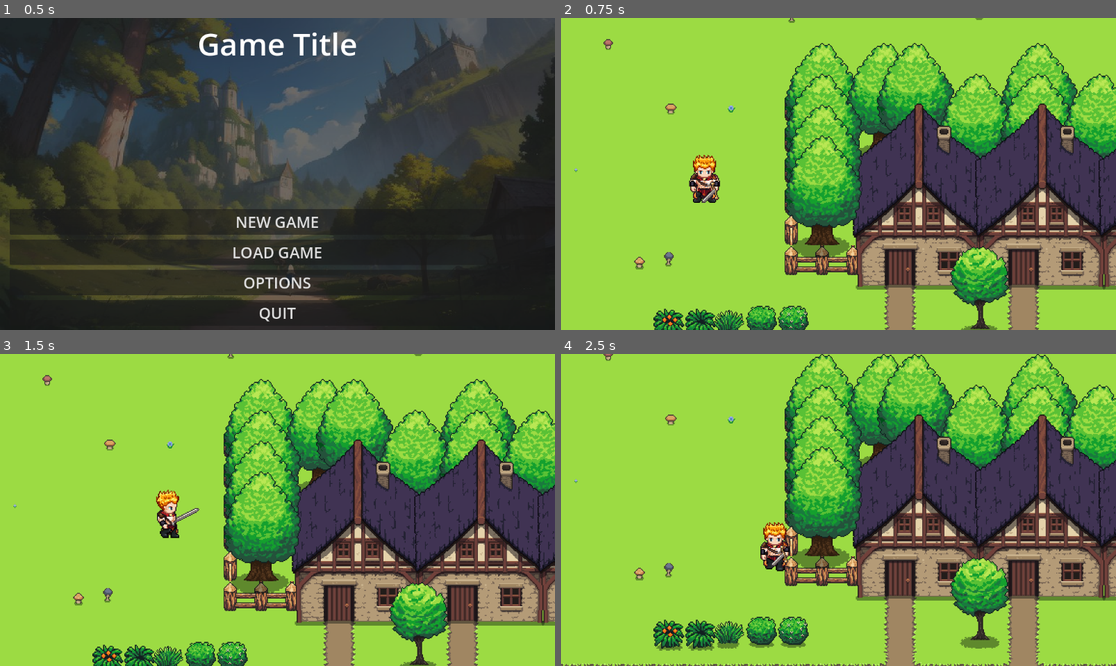
Above: before the commit, frames 1-4 (two rows, left to right).
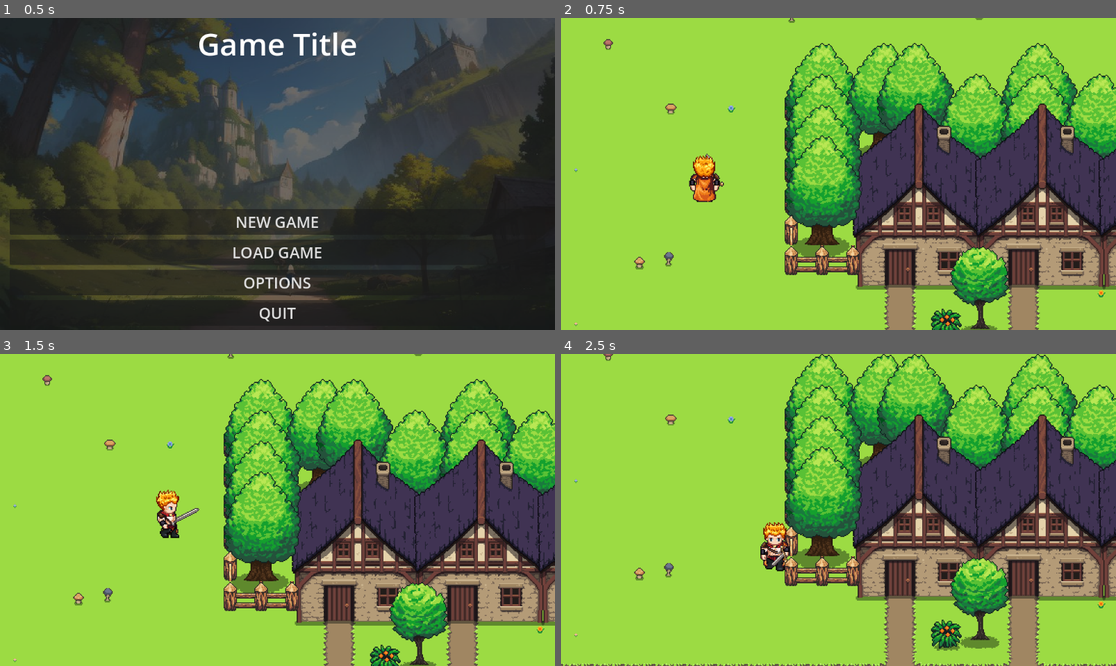
Above: after the commit, the same moments.

Repository: emre-buruk007/Godot-RPG
Game: Godot game, scene res://Scenes/GameScreens/main_menu.tscn
The game is run twice, just before and just after one commit, with the same random seed, the same clock (stepped at 60 frames per second) and the same inputs.
Inputs:
- Up to frame 1 (0.5 s): no input
- Up to frame 2 (0.75 s): click "NEW GAME" at 0.5 s
- Up to frame 3 (1.5 s): tap Enter at 1.25 s; hold Right (ui_right) from 1.28 s (still down)
- Up to frame 4 (2.5 s): release Right (ui_right) at 2.03 s; hold Down (ui_down) from 2.03 s (still down)

Frame 1 is identical in both runs. In frame 2, 2.6% of the frame differs, in the area x 2-99%, y 43-100%; in frame 3, 2.0%; in frame 4, 2.7%, in the area x 2-99%, y 64-96%.

Commit message:
Setup enemy animations

Diff:
--- a/Assets/Tilesets/ReadyToUseTilesets/greenery_and_village.tres
+++ b/Assets/Tilesets/ReadyToUseTilesets/greenery_and_village.tres
@@ -1314,82 +1314,82 @@
 texture_region_size = Vector2i(32, 32)
 use_texture_padding = false
 0:0/0 = 0
-0:0/0/y_sort_origin = 6
+0:0/0/y_sort_origin = -5
 0:0/0/physics_layer_0/linear_velocity = Vector2(0, 0)
 0:0/0/physics_layer_0/angular_velocity = 0.0
 0:0/0/physics_layer_0/polygon_0/points = PackedVector2Array(5.92202, -7.6014, -7.68979, -7.77818, -7.86656, -4.77297, -7.33624, 12.3744, -6.62913, 14.4957, -2.38649, 16, 0.265163, 16, 5.03814, 13.9654, 5.21491, 11.844, 16, 12.0208, 16, -3.88909, 5.56847, -3.88909)
 1:0/0 = 0
-1:0/0/y_sort_origin = 6
+1:0/0/y_sort_origin = -5
 1:0/0/physics_layer_0/linear_velocity = Vector2(0, 0)
 1:0/0/physics_layer_0/angular_velocity = 0.0
 1:0/0/physics_layer_0/polygon_0/points = PackedVector2Array(5.92202, -7.6014, -7.68979, -7.77818, -7.86656, -4.77297, -16, -4.5962, -16, 12.1976, -7.33624, 12.3744, -6.62913, 14.4957, -2.38649, 16, 0.265163, 16, 5.03814, 13.9654, 5.21491, 11.844, 16, 12.0208, 16, -3.88909, 5.56847, -3.88909)
 2:0/0 = 0
-2:0/0/y_sort_origin = 6
+2:0/0/y_sort_origin = -5
 2:0/0/physics_layer_0/linear_velocity = Vector2(0, 0)
 2:0/0/physics_layer_0/angular_velocity = 0.0
 2:0/0/physics_layer_0/polygon_0/points = PackedVector2Array(5.92202, -7.6014, -7.68979, -7.77818, -7.86656, -4.77297, -16, -4.5962, -16, 12.1976, -7.33624, 12.3744, -6.62913, 14.4957, -2.38649, 16, 0.265163, 16, 5.39169, 14.3189)
 3:0/0 = 0
-3:0/0/y_sort_origin = 6
+3:0/0/y_sort_origin = -5
 3:0/0/physics_layer_0/linear_velocity = Vector2(0, 0)
 3:0/0/physics_layer_0/angular_velocity = 0.0
 3:0/0/physics_layer_0/polygon_0/points = PackedVector2Array(5.875, -7.5, -8.875, -7.75, -8.125, 16, 5.625, 16)
 0:1/0 = 0
-0:1/0/y_sort_origin = 6
+0:1/0/y_sort_origin = -5
 0:1/0/physics_layer_0/linear_velocity = Vector2(0, 0)
 0:1/0/physics_layer_0/angular_velocity = 0.0
 0:1/0/physics_layer_0/polygon_0/points = PackedVector2Array(5.92202, -7.6014, 0.441942, -16, -1.67938, -16, -7.68979, -7.77818, -7.86656, -4.77297, -7.33624, 12.3744, -6.62913, 14.4957, -2.38649, 16, 0.265163, 16, 5.03814, 13.9654, 5.21491, 11.844, 16, 12.0208, 16, -3.88909, 5.56847, -3.88909)
 1:1/0 = 0
-1:1/0/y_sort_origin = 6
+1:1/0/y_sort_origin = -5
 1:1/0/physics_layer_0/linear_velocity = Vector2(0, 0)
 1:1/0/physics_layer_0/angular_velocity = 0.0
 1:1/0/physics_layer_0/polygon_0/points = PackedVector2Array(5.92202, -7.6014, 0.441942, -16, -1.67938, -16, -7.68979, - …(203 unchanged characters)…
 2:1/0 = 0
-2:1/0/y_sort_origin = 6
+2:1/0/y_sort_origin = -5
 2:1/0/physics_layer_0/linear_velocity = Vector2(0, 0)
 2:1/0/physics_layer_0/angular_velocity = 0.0
 2:1/0/physics_layer_0/polygon_0/points = PackedVector2Array(5.92202, -7.6014, 0.44194, -16, -2.03293, -16, -7.68979, -7.77818, -7.86656, -4.77297, -16, -4.5962, -16, 12.1976, -7.33624, 12.3744, -6.62913, 14.4957, -2.20971, 16, 0.795494, 16, 5.39169, 14.3189)
 3:1/0 = 0
-3:1/0/y_sort_origin = 6
+3:1/0/y_sort_origin = -5
 3:1/0/physics_layer_0/linear_velocity = Vector2(0, 0)
 3:1/0/physics_layer_0/angular_velocity = 0.0
 3:1/0/physics_layer_0/polygon_0/points = PackedVector2Array(5.875, -7.5, 0.125, -16, -2.125, -16, -8.875, -7.75, -8.125, 16, 5.625, 16)
 0:2/0 = 0
-0:2/0/y_sort_origin = 6
+0:2/0/y_sort_origin = -5
 0:2/0/physics_layer_0/linear_velocity = Vector2(0, 0)
 0:2/0/physics_layer_0/angular_velocity = 0.0
 0:2/0/physics_layer_0/polygon_0/points = PackedVector2Array(5.92202, -7.6014, 0.441942, -16, -1.67938, -16, -7.68979, -7.77818, -7.86656, -4.77297, -7.33624, 12.3744, -6.62913, 14.4957, -2.38649, 16, 0.265163, 16, 5.03814, 13.9654, 5.21491, 11.844, 16, 12.0208, 16, -3.88909, 5.56847, -3.88909)
 1:2/0 = 0
-1:2/0/y_sort_origin = 6
+1:2/0/y_sort_origin = -5
 1:2/0/physics_layer_0/linear_velocity = Vector2(0, 0)
 1:2/0/physics_layer_0/angular_velocity = 0.0
 1:2/0/physics_layer_0/polygon_0/points = PackedVector2Array(5.92202, -7.6014, 0.0883884, -16, -1.85616, -16, -7.68979,  …(204 unchanged characters)…
 2:2/0 = 0
-2:2/0/y_sort_origin = 6
+2:2/0/y_sort_origin = -5
 2:2/0/physics_layer_0/linear_velocity = Vector2(0, 0)
 2:2/0/physics_layer_0/angular_velocity = 0.0
 2:2/0/physics_layer_0/polygon_0/points = PackedVector2Array(5.92202, -7.6014, 0.44194, -16, -2.03293, -16, -7.68979, -7.77818, -7.86656, -4.77297, -16, -4.5962, -16, 12.1976, -7.33624, 12.3744, -6.62913, 14.4957, 5.39169, 14.3189)
 3:2/0 = 0
-3:2/0/y_sort_origin = 6
+3:2/0/y_sort_origin = -5
 3:2/0/physics_layer_0/linear_velocity = Vector2(0, 0)
 3:2/0/physics_layer_0/angular_velocity = 0.0
 3:2/0/physics_layer_0/polygon_0/points = PackedVector2Array(5.875, -7.5, 0.618719, -16, -2.4375, -16, -8.875, -7.75, -8.125, 16, 5.625, 16)
 0:3/0 = 0
-0:3/0/y_sort_origin = 6
+0:3/0/y_sort_origin = -5
 0:3/0/physics_layer_0/linear_velocity = Vector2(0, 0)
 0:3/0/physics_layer_0/angular_velocity = 0.0
 0:3/0/physics_layer_0/polygon_0/points = PackedVector2Array(5.92202, -7.6014, -7.68979, -7.77818, -7.86656, -4.77297, -7.33624, 12.3744, -6.62913, 14.4957, -2.38649, 16, 0.265163, 16, 5.03814, 13.9654, 5.21491, 11.844, 16, 12.0208, 16, -3.88909, 5.56847, -3.88909)
 1:3/0 = 0
-1:3/0/y_sort_origin = 6
+1:3/0/y_sort_origin = -5
 1:3/0/physics_layer_0/linear_velocity = Vector2(0, 0)
 1:3/0/physics_layer_0/angular_velocity = 0.0
 1:3/0/physics_layer_0/polygon_0/points = PackedVector2Array(5.92202, -7.6014, -7.68979, -7.77818, -7.86656, -4.77297, -16, -4.5962, -16, 12.1976, -7.33624, 12.3744, -6.62913, 14.4957, -2.38649, 16, 0.265163, 16, 5.03814, 13.9654, 5.21491, 11.844, 16, 12.0208, 16, -3.88909, 5.56847, -3.88909)
 2:3/0 = 0
-2:3/0/y_sort_origin = 6
+2:3/0/y_sort_origin = -5
 2:3/0/physics_layer_0/linear_velocity = Vector2(0, 0)
 2:3/0/physics_layer_0/angular_velocity = 0.0
 2:3/0/physics_layer_0/polygon_0/points = PackedVector2Array(5.92202, -7.6014, -7.68979, -7.77818, -7.86656, -4.77297, -16, -4.06586, -16, 12.0208, -7.33624, 12.3744, -6.62913, 14.4957, -2.38649, 16, 0.265163, 16, 5.03814, 13.9654, 5.21491, 11.844, 5.56847, -3.88909)
 3:3/0 = 0
-3:3/0/y_sort_origin = 6
+3:3/0/y_sort_origin = -5
 3:3/0/physics_layer_0/linear_velocity = Vector2(0, 0)
 3:3/0/physics_layer_0/angular_velocity = 0.0
 3:3/0/physics_layer_0/polygon_0/points = PackedVector2Array(5.875, -7.5, -8.875, -7.75, -8.125, 16, 5.625, 16)
--- /dev/null
+++ b/Scenes/Characters/Zombie.tscn
@@ -0,0 +1,475 @@
+[gd_scene load_steps=62 format=3 uid="uid://ynuq1py20ul3"]
+
+[ext_resource type="Texture2D" uid="uid://5tf2xwfuoxq5" path="res://Assets/Characters/zombie.png" id="1_x7vjv"]
+
+[sub_resource type="AtlasTexture" id="AtlasTexture_tnie0"]
+atlas = ExtResource("1_x7vjv")
+region = Rect2(320, 896, 64, 64)
+
+[sub_resource type="AtlasTexture" id="AtlasTexture_ht6d6"]
+atlas = ExtResource("1_x7vjv")
+region = Rect2(256, 896, 64, 64)
+
+[sub_resource type="AtlasTexture" id="AtlasTexture_us2dy"]
+atlas = ExtResource("1_x7vjv")
+region = Rect2(192, 896, 64, 64)
+
+[sub_resource type="AtlasTexture" id="AtlasTexture_tjlre"]
+atlas = ExtResource("1_x7vjv")
+region = Rect2(128, 896, 64, 64)
+
+[sub_resource type="AtlasTexture" id="AtlasTexture_vjt2i"]
+atlas = ExtResource("1_x7vjv")
+region = Rect2(64, 896, 64, 64)
+
+[sub_resource type="AtlasTexture" id="AtlasTexture_idf1y"]
+atlas = ExtResource("1_x7vjv")
+region = Rect2(320, 832, 64, 64)
+
+[sub_resource type="AtlasTexture" id="AtlasTexture_pvcm2"]
+atlas = ExtResource("1_x7vjv")
+region = Rect2(256, 832, 64, 64)
+
+[sub_resource type="AtlasTexture" id="AtlasTexture_umjnh"]
+atlas = ExtResource("1_x7vjv")
+region = Rect2(192, 832, 64, 64)
+
+[sub_resource type="AtlasTexture" id="AtlasTexture_kwco7"]
+atlas = ExtResource("1_x7vjv")
+region = Rect2(128, 832, 64, 64)
+
+[sub_resource type="AtlasTexture" id="AtlasTexture_p6bni"]
+atlas = ExtResource("1_x7vjv")
+region = Rect2(64, 832, 64, 64)
+
+[sub_resource type="AtlasTexture" id="AtlasTexture_ci478"]
+atlas = ExtResource("1_x7vjv")
+region = Rect2(320, 960, 64, 64)
+
+[sub_resource type="AtlasTexture" id="AtlasTexture_7tfgs"]
+atlas = ExtResource("1_x7vjv")
+region = Rect2(256, 960, 64, 64)
+
+[sub_resource type="AtlasTexture" id="AtlasTexture_aci5k"]
+atlas = ExtResource("1_x7vjv")
+region = Rect2(192, 960, 64, 64)
+
+[sub_resource type="AtlasTexture" id="AtlasTexture_8f6hk"]
+atlas = ExtResource("1_x7vjv")
+region = Rect2(128, 960, 64, 64)
+
+[sub_resource type="AtlasTexture" id="AtlasTexture_yxcpf"]
+atlas = ExtResource("1_x7vjv")
+region = Rect2(64, 960, 64, 64)
+
+[sub_resource type="AtlasTexture" id="AtlasTexture_eme1h"]
+atlas = ExtResource("1_x7vjv")
+region = Rect2(320, 768, 64, 64)
+
+[sub_resource type="AtlasTexture" id="AtlasTexture_o1d3k"]
+atlas = ExtResource("1_x7vjv")
+region = Rect2(256, 768, 64, 64)
+
+[sub_resource type="AtlasTexture" id="AtlasTexture_64k1a"]
+atlas = ExtResource("1_x7vjv")
+region = Rect2(192, 768, 64, 64)
+
+[sub_resource type="AtlasTexture" id="AtlasTexture_8ufsg"]
+atlas = ExtResource("1_x7vjv")
+region = Rect2(128, 768, 64, 64)
+
+[sub_resource type="AtlasTexture" id="AtlasTexture_fm7ko"]
+atlas = ExtResource("1_x7vjv")
+region = Rect2(64, 768, 64, 64)
+
+[sub_resource type="AtlasTexture" id="AtlasTexture_gqdrq"]
+atlas = ExtResource("1_x7vjv")
+region = Rect2(64, 1280, 64, 64)
+
+[sub_resource type="AtlasTexture" id="AtlasTexture_yx1c7"]
+atlas = ExtResource("1_x7vjv")
+region = Rect2(128, 1280, 64, 64)
+
+[sub_resource type="AtlasTexture" id="AtlasTexture_7xc6c"]
+atlas = ExtResource("1_x7vjv")
+region = Rect2(192, 1280, 64, 64)
+
+[sub_resource type="AtlasTexture" id="AtlasTexture_f7xf8"]
+atlas = ExtResource("1_x7vjv")
+region = Rect2(256, 1280, 64, 64)
+
+[sub_resource type="AtlasTexture" id="AtlasTexture_maqhw"]
+atlas = ExtResource("1_x7vjv")
+region = Rect2(320, 1280, 64, 64)
+
+[sub_resource type="AtlasTexture" id="AtlasTexture_btlyy"]
+atlas = ExtResource("1_x7vjv")
+region = Rect2(64, 640, 64, 64)
+
+[sub_resource type="AtlasTexture" id="AtlasTexture_hwc7n"]
+atlas = ExtResource("1_x7vjv")
+region = Rect2(128, 640, 64, 64)
+
+[sub_resource type="AtlasTexture" id="AtlasTexture_deulu"]
+atlas = ExtResource("1_x7vjv")
+region = Rect2(192, 640, 64, 64)
+
+[sub_resource type="AtlasTexture" id="AtlasTexture_416b1"]
+atlas = ExtResource("1_x7vjv")
+region = Rect2(256, 640, 64, 64)
+
+[sub_resource type="AtlasTexture" id="AtlasTexture_ljpgw"]
+atlas = ExtResource("1_x7vjv")
+region = Rect2(320, 640, 64, 64)
+
+[sub_resource type="AtlasTexture" id="AtlasTexture_8a71j"]
+atlas = ExtResource("1_x7vjv")
+region = Rect2(384, 640, 64, 64)
+
+[sub_resource type="AtlasTexture" id="AtlasTexture_ltuwl"]
+atlas = ExtResource("1_x7vjv")
+region = Rect2(448, 640, 64, 64)
+
+[sub_resource type="AtlasTexture" id="AtlasTexture_0mhs2"]
+atlas = ExtResource("1_x7vjv")
+region = Rect2(512, 640, 64, 64)
+
+[sub_resource type="AtlasTexture" id="AtlasTexture_62g6y"]
+atlas = ExtResource("1_x7vjv")
+region = Rect2(64, 576, 64, 64)
+
+[sub_resource type="AtlasTexture" id="AtlasTexture_6n8gv"]
+atlas = ExtResource("1_x7vjv")
+region = Rect2(128, 576, 64, 64)
+
+[sub_resource type="AtlasTexture" id="AtlasTexture_2fswg"]
+atlas = ExtResource("1_x7vjv")
+region = Rect2(192, 576, 64, 64)
+
+[sub_resource type="AtlasTexture" id="AtlasTexture_dk3ir"]
+atlas = ExtResource("1_x7vjv")
+region = Rect2(256, 576, 64, 64)
+
+[sub_resource type="AtlasTexture" id="AtlasTexture_q66xo"]
+atlas = ExtResource("1_x7vjv")
+region = Rect2(320, 576, 64, 64)
+
+[sub_resource type="AtlasTexture" id="AtlasTexture_tppaa"]
+atlas = ExtResource("1_x7vjv")
+region = Rect2(384, 576, 64, 64)
+
+[sub_resource type="AtlasTexture" id="AtlasTexture_oimf6"]
+atlas = ExtResource("1_x7vjv")
+region = Rect2(448, 576, 64, 64)
+
+[sub_resource type="AtlasTexture" id="AtlasTexture_vrlpb"]
+atlas = ExtResource("1_x7vjv")
+region = Rect2(512, 576, 64, 64)
+
+[sub_resource type="AtlasTexture" id="AtlasTexture_mjcp2"]
+atlas = ExtResource("1_x7vjv")
+region = Rect2(64, 704, 64, 64)
+
+[sub_resource type="AtlasTexture" id="AtlasTexture_xnvsk"]
+atlas = ExtResource("1_x7vjv")
+region = Rect2(128, 704, 64, 64)
+
+[sub_resource type="AtlasTexture" id="AtlasTexture_gl8wl"]
+atlas = ExtResource("1_x7vjv")
+region = Rect2(192, 704, 64, 64)
+
+[sub_resource type="AtlasTexture" id="AtlasTexture_suspg"]
+atlas = ExtResource("1_x7vjv")
+region = Rect2(256, 704, 64, 64)
+
+[sub_resource type="AtlasTexture" id="AtlasTexture_lliuc"]
+atlas = ExtResource("1_x7vjv")
+region = Rect2(320, 704, 64, 64)
+
+[sub_resource type="AtlasTexture" id="AtlasTexture_6kfpg"]
+atlas = ExtResource("1_x7vjv")
+region = Rect2(384, 704, 64, 64)
+
+[sub_resource type="AtlasTexture" id="AtlasTexture_nyh6w"]
+atlas = ExtResource("1_x7vjv")
+region = Rect2(448, 704, 64, 64)
+
+[sub_resource type="AtlasTexture" id="AtlasTexture_kammd"]
+atlas = ExtResource("1_x7vjv")
+region = Rect2(512, 704, 64, 64)
+
+[sub_resource type="AtlasTexture" id="AtlasTexture_krdxt"]
+atlas = ExtResource("1_x7vjv")
+region = Rect2(64, 512, 64, 64)
+
+[sub_resource type="AtlasTexture" id="AtlasTexture_0yllc"]
+atlas = ExtResource("1_x7vjv")
+region = Rect2(128, 512, 64, 64)
+
+[sub_resource type="AtlasTexture" id="AtlasTexture_jmk06"]
+atlas = ExtResource("1_x7vjv")
+region = Rect2(192, 512, 64, 64)
+
+[sub_resource type="AtlasTexture" id="AtlasTexture_5uj08"]
+atlas = ExtResource("1_x7vjv")
+region = Rect2(256, 512, 64, 64)
+
+[sub_resource type="AtlasTexture" id="AtlasTexture_mljap"]
+atlas = ExtResource("1_x7vjv")
+region = Rect2(320, 512, 64, 64)
+
+[sub_resource type="AtlasTexture" id="AtlasTexture_j06cb"]
+atlas = ExtResource("1_x7vjv")
+region = Rect2(384, 512, 64, 64)
+
+[sub_resource type="AtlasTexture" id="AtlasTexture_hd7pw"]
+atlas = ExtResource("1_x7vjv")
+region = Rect2(448, 512, 64, 64)
+
+[sub_resource type="AtlasTexture" id="AtlasTexture_i5mjp"]
+atlas = ExtResource("1_x7vjv")
+region = Rect2(512, 512, 64, 64)
+
+[sub_resource type="SpriteFrames" id="SpriteFrames_30ces"]
+animations = [{
+"frames": [{
+"duration": 1.0,
+"texture": SubResource("AtlasTexture_tnie0")
+}, {
+"duration": 1.0,
+"texture": SubResource("AtlasTexture_ht6d6")
+}, {
+"duration": 1.0,
+"texture": SubResource("AtlasTexture_us2dy")
+}, {
+"duration": 1.0,
+"texture": SubResource("AtlasTexture_tjlre")
+}, {
+"duration": 1.0,
+"texture": SubResource("AtlasTexture_vjt2i")
+}],
+"loop": true,
+"name": &"AttackDown",
+"speed": 4.0
+}, {
+"frames": [{
+"duration": 1.0,
+"texture": SubResource("AtlasTexture_idf1y")
+}, {
+"duration": 1.0,
+"texture": SubResource("AtlasTexture_pvcm2")
+}, {
+"duration": 1.0,
+"texture": SubResource("AtlasTexture_umjnh")
+}, {
+"duration": 1.0,
+"texture": SubResource("AtlasTexture_kwco7")
+}, {
+"duration": 1.0,
+"texture": SubResource("AtlasTexture_p6bni")
+}],
+"loop": true,
+"name": &"AttackLeft",
+"speed": 4.0
+}, {
+"frames": [{
+"duration": 1.0,
+"texture": SubResource("AtlasTexture_ci478")
+}, {
+"duration": 1.0,
+"texture": SubResource("AtlasTexture_7tfgs")
+}, {
+"duration": 1.0,
+"texture": SubResource("AtlasTexture_aci5k")
+}, {
+"duration": 1.0,
+"texture": SubResource("AtlasTexture_8f6hk")
+}, {
+"duration": 1.0,
+"texture": SubResource("AtlasTexture_yxcpf")
+}],
+"loop": true,
+"name": &"AttackRight",
+"speed": 4.0
+}, {
+"frames": [{
+"duration": 1.0,
+"texture": SubResource("AtlasTexture_eme1h")
+}, {
+"duration": 1.0,
+"texture": SubResource("AtlasTexture_o1d3k")
+}, {
+"duration": 1.0,
+"texture": SubResource("AtlasTexture_64k1a")
+}, {
+"duration": 1.0,
+"texture": SubResource("AtlasTexture_8ufsg")
+}, {
+"duration": 1.0,
+"texture": SubResource("AtlasTexture_fm7ko")
+}],
+"loop": true,
+"name": &"AttackUp",
+"speed": 4.0
+}, {
+"frames": [{
+"duration": 1.0,
+"texture": SubResource("AtlasTexture_gqdrq")
+}, {
+"duration": 1.0,
+"texture": SubResource("AtlasTexture_yx1c7")
+}, {
+"duration": 1.0,
+"texture": SubResource("AtlasTexture_7xc6c")
+}, {
+"duration": 1.0,
+"texture": SubResource("AtlasTexture_f7xf8")
+}, {
+"duration": 1.0,
+"texture": SubResource("AtlasTexture_maqhw")
+}],
+"loop": true,
+"name": &"Death",
+"speed": 4.0
+}, {
+"frames": [{
+"duration": 1.0,
+"texture": SubResource("AtlasTexture_btlyy")
+}, {
+"duration": 1.0,
+"texture": SubResource("AtlasTexture_hwc7n")
+}, {
+"duration": 1.0,
+"texture": SubResource("AtlasTexture_deulu")
+}, {
+"duration": 1.0,
+"texture": SubResource("AtlasTexture_416b1")
+}, {
+"duration": 1.0,
+"texture": SubResource("AtlasTexture_ljpgw")
+}, {
+"duration": 1.0,
+"texture": SubResource("AtlasTexture_8a71j")
+}, {
+"duration": 1.0,
+"texture": SubResource("AtlasTexture_ltuwl")
+}, {
+"duration": 1.0,
+"texture": SubResource("AtlasTexture_0mhs2")
+}],
+"loop": true,
+"name": &"WalkingDown",
+"speed": 4.0
+}, {
+"frames": [{
+"duration": 1.0,
+"texture": SubResource("AtlasTexture_62g6y")
+}, {
+"duration": 1.0,
+"texture": SubResource("AtlasTexture_6n8gv")
+}, {
+"duration": 1.0,
+"texture": SubResource("AtlasTexture_2fswg")
+}, {
+"duration": 1.0,
+"texture": SubResource("AtlasTexture_dk3ir")
+}, {
+"duration": 1.0,
+"texture": SubResource("AtlasTexture_q66xo")
+}, {
+"duration": 1.0,
+"texture": SubResource("AtlasTexture_tppaa")
+}, {
+"duration": 1.0,
+"texture": SubResource("AtlasTexture_oimf6")
+}, {
+"duration": 1.0,
+"texture": SubResource("AtlasTexture_vrlpb")
+}],
+"loop": true,
+"name": &"WalkingLeft",
+"speed": 4.0
+}, {
+"frames": [{
+"duration": 1.0,
+"texture": SubResource("AtlasTexture_mjcp2")
+}, {
+"duration": 1.0,
+"texture": SubResource("AtlasTexture_xnvsk")
+}, {
+"duration": 1.0,
+"texture": SubResource("AtlasTexture_gl8wl")
+}, {
+"duration": 1.0,
+"texture": SubResource("AtlasTexture_suspg")
+}, {
+"duration": 1.0,
+"texture": SubResource("AtlasTexture_lliuc")
+}, {
+"duration": 1.0,
+"texture": SubResource("AtlasTexture_6kfpg")
+}, {
+"duration": 1.0,
+"texture": SubResource("AtlasTexture_nyh6w")
+}, {
+"duration": 1.0,
+"texture": SubResource("AtlasTexture_kammd")
+}],
+"loop": true,
+"name": &"WalkingRight",
+"speed": 4.0
+}, {
+"frames": [{
+"duration": 1.0,
+"texture": SubResource("AtlasTexture_krdxt")
+}, {
+"duration": 1.0,
+"texture": SubResource("AtlasTexture_0yllc")
+}, {
+"duration": 1.0,
+"texture": SubResource("AtlasTexture_jmk06")
+}, {
+"duration": 1.0,
+"texture": SubResource("AtlasTexture_5uj08")
+}, {
+"duration": 1.0,
+"texture": SubResource("AtlasTexture_mljap")
+}, {
+"duration": 1.0,
+"texture": SubResource("AtlasTexture_j06cb")
+}, {
+"duration": 1.0,
+"texture": SubResource("AtlasTexture_hd7pw")
+}, {
+"duration": 1.0,
+"texture": SubResource("AtlasTexture_i5mjp")
+}],
+"loop": true,
+"name": &"WalkingUp",
+"speed": 4.0
+}]
+
+[sub_resource type="CapsuleShape2D" id="CapsuleShape2D_crgtp"]
+height = 28.0
+
+[sub_resource type="CircleShape2D" id="CircleShape2D_6ek0a"]
+radius = 117.004
+
+[node name="CharacterBody2D" type="CharacterBody2D"]
+collision_layer = 2
+collision_mask = 17
+
+[node name="AnimatedSprite2D" type="AnimatedSprite2D" parent="."]
+sprite_frames = SubResource("SpriteFrames_30ces")
+animation = &"WalkingDown"
+frame = 5
+frame_progress = 0.359993
+
+[node name="CollisionShape2D" type="CollisionShape2D" parent="."]
+position = Vector2(1, 15)
+shape = SubResource("CapsuleShape2D_crgtp")
+
+[node name="DetectionArea" type="Area2D" parent="."]
+
+[node name="CollisionShape2D" type="CollisionShape2D" parent="DetectionArea"]
+shape = SubResource("CircleShape2D_6ek0a")
--- a/Scenes/Characters/main_character.tscn
+++ b/Scenes/Characters/main_character.tscn
@@ -356,8 +356,8 @@
 
 [node name="AnimatedSprite2D" type="AnimatedSprite2D" parent="."]
 sprite_frames = SubResource("SpriteFrames_bpler")
-animation = &"Death"
-frame_progress = 0.875149
+animation = &"WalkingUp"
+frame_progress = 0.628164
 
 [node name="CollisionShape2D" type="CollisionShape2D" parent="."]
 position = Vector2(0, 18)
--- a/Scenes/Maps/world_1.tscn
+++ b/Scenes/Maps/world_1.tscn
@@ -19,18 +19,18 @@
 layer_1/y_sort_enabled = false
 layer_1/y_sort_origin = 0
 layer_1/z_index = 0
-layer_1/tile_data = PackedInt32Array(393216, 131079, 7, 2621 …(479 unchanged characters)… 9, 852005, 131079, 4, 65574, 131079, 5, 983056, 393220, 17, 983064, 917508, 17, 655388, 3670020, 45, 983068, 3145732, 42, 131101, 3276804, 49, 458781, 3670020, 48, 917534, 3670020, 48, 196639, 3670020, 45, 851999, 3145732, 49, 458784, 3145732, 49, 1048608, 3473412, 42, 983073, 3145732, 46, 65570, 3145732, 42, 458786, 3145732, 46, 786466, 3670020, 42, 327715, 3670020, 48, 852003, 3670020, 38, 1114147, 3670020, 48, 1114117, 3473412, 45, 1114119, 3473412, 49, 983059, 3473412, 42, 131073, 3145732, 46, 65543, 3670020, 45, 65549, 3276804, 46, 15, 3276804, 46, 589826, 3473412, 38, 262147, 3276804, 38, 589827, 3670020, 42)
+layer_1/tile_data = PackedInt32Array(393216, 131079, 7, 2621 …(479 unchanged characters)… 9, 852005, 131079, 4, 65574, 131079, 5, 655388, 3670020, 45, 983068, 3145732, 42, 131101, 3276804, 49, 458781, 3670020, 48, 917534, 3670020, 48, 196639, 3670020, 45, 851999, 3145732, 49, 458784, 3145732, 49, 1048608, 3473412, 42, 983073, 3145732, 46, 65570, 3145732, 42, 458786, 3145732, 46, 786466, 3670020, 42, 327715, 3670020, 48, 852003, 3670020, 38, 1114147, 3670020, 48, 1114117, 3473412, 45, 1114119, 3473412, 49, 983059, 3473412, 42, 131073, 3145732, 46, 65543, 3670020, 45, 65549, 3276804, 46, 15, 3276804, 46, 589826, 3473412, 38, 262147, 3276804, 38, 589827, 3670020, 42, 720896, 65543, 7, 1048576, 7, 7, 983043, 65543, 7)
 layer_2/name = "ysort"
 layer_2/enabled = true
 layer_2/modulate = Color(1, 1, 1, 1)
 layer_2/y_sort_enabled = true
 layer_2/y_sort_origin = 0
 layer_2/z_index = 0
-layer_2/tile_data = PackedInt32Array(458763, 2555908, 1, 458 …(399 unchanged characters)… 4314, 1441796, 0, 655373, 655364, 0, 720899, 393220, 17, 720900, 4, 17, 720901, 917508, 17, 720902, 393220, 25, 720903, 4, 25)
+layer_2/tile_data = PackedInt32Array(458763, 2555908, 1, 458 …(399 unchanged characters)… 4314, 1441796, 0, 655373, 655364, 0, 720908, 393220, 17, 655384, 4, 25, 655377, 7, 0, 655381, 7, 0)
 layer_3/name = "Objects"
 layer_3/enabled = true
 layer_3/modulate = Color(1, 1, 1, 1)
-layer_3/y_sort_enabled = false
+layer_3/y_sort_enabled = true
 layer_3/y_sort_origin = 0
 layer_3/z_index = 0
 layer_3/tile_data = PackedInt32Array(589831, 6, 3, 524295, 196614, 1, 458759, 196614, 1, 393223, 196614, 1, 327687, 196 …(602 unchanged characters)…
Binary file added: Assets/Characters/zombie.png
Not shown, added: Assets/Characters/zombie.png.import
